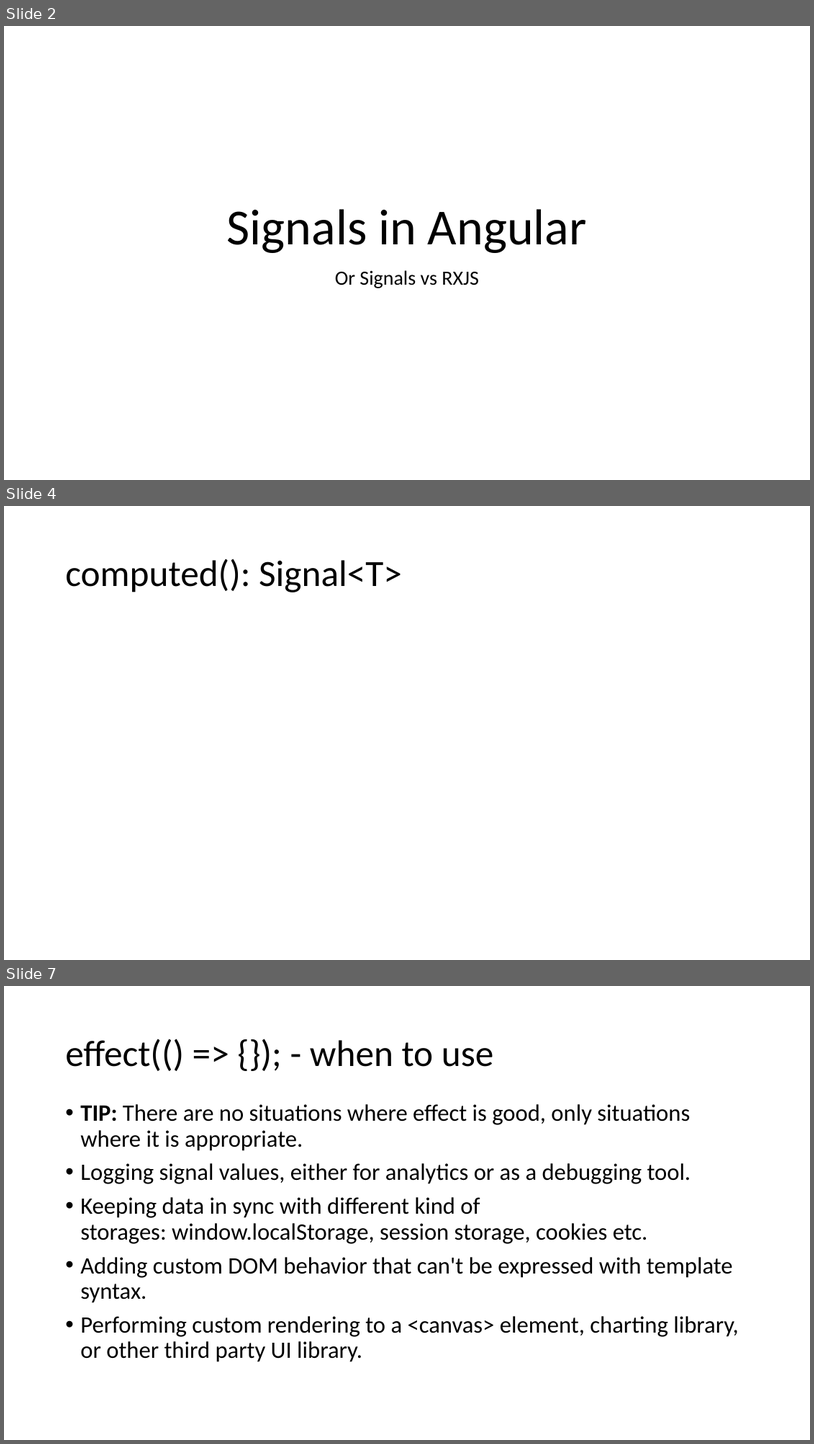
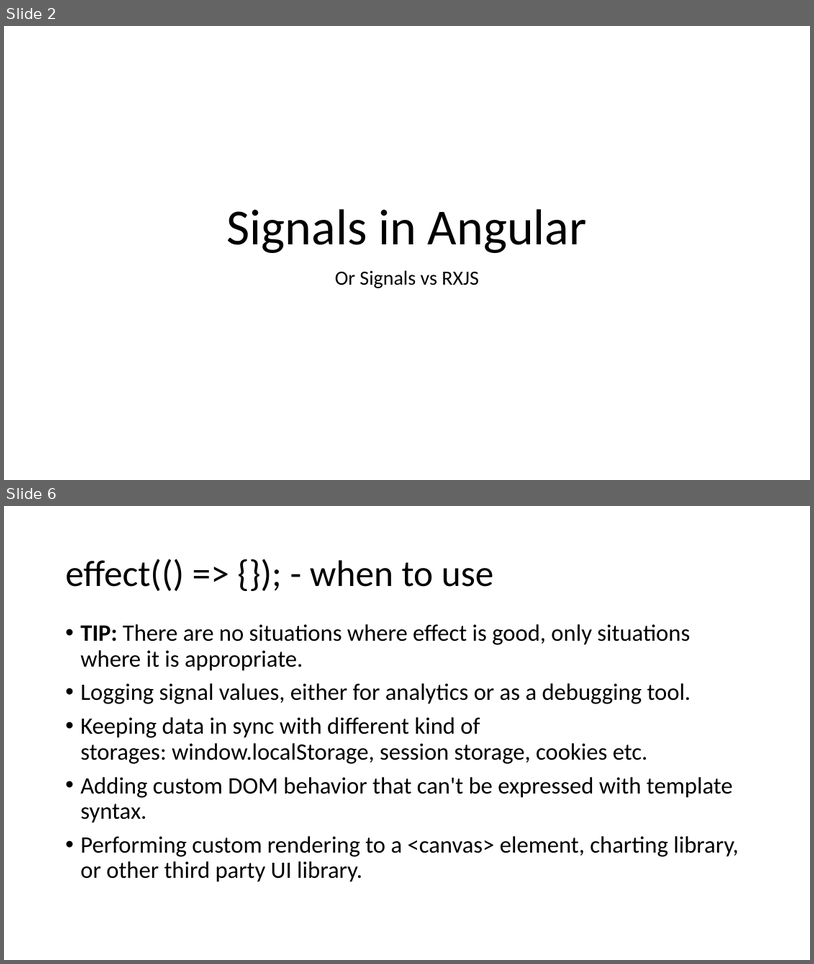
Before and after one commit to Trolejbus/AngularSignalsKnowledgeShare, a slide deck: Signals in Angular.pptx. Shown one above the other, each under a label of ours: slides 2, 4 and 7 before the commit, slides 2 and 6 after it; the slides between them are not shown. The pictures are 814x1444 and 814x964 pixels, drawn with LibreOffice and Linux fonts; fonts in the diff are those of the drawing. Boxes give left, top, right and bottom in pixels: in the first picture for what was removed or moved away, otherwise in the second. Text is boxed around its words. In the diff, an @@ line names an element or a change of style, - is before the commit and + after.

```diff
--- a/Signals in Angular.pptx
+++ b/Signals in Angular.pptx
@@ slide 4 removed at box(4, 506, 810, 960), background #FFFFFF @@
@@ title removed at box(65, 559, 402, 592) @@
-computed(): Signal<T>
@@ what was slide 7 is now slide 6 @@
```
Also in this commit, not shown: 3 slides changed, 4 slides added, 45 other files.
